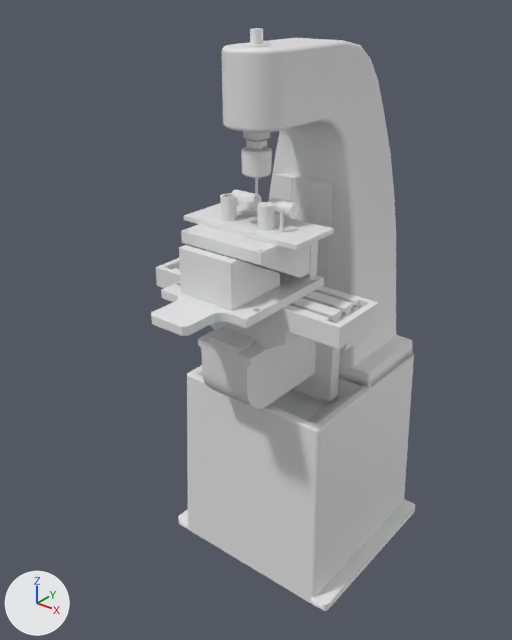
One commit to the Blender file CNC3Axis/CNC3Axis.blend: the scene before it, then after it.
Camera for both pictures: a 50 mm lens placed at (895.0, -1311.0, 1389.0), pointed at (-47.0, -133.0, 659.0). The lights are fixed; the arrows at lower left show +X, +Y and +Z. The older version comes first.

Names of what the first picture shows: 'AxisZ.Base', 'AxisZ.Base.B', 'AxisZ.Mount', 'Foil', 'Kokubo.AxisX', 'Kokubo.AxisY', 'Kokubo.AxisZ', 'Kokubo.Base', 'Kokubo.Spindle'.
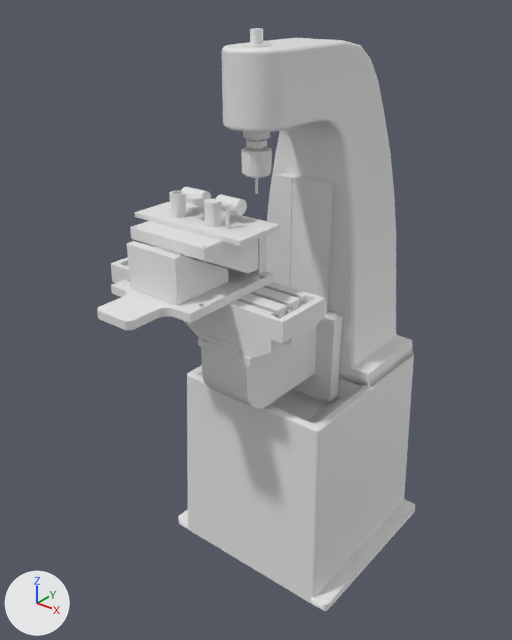
ob_axisz_group is not drawn itself; it is the parent of ob_axisz_base, ob_axisz_base_b.

Boxes [x1, y1, x2, y2] around the edits, measured in the pictures (512 x 640 px):
'AxisZ.Base', moved: before [151, 240, 324, 336]; after [97, 235, 274, 330]
'Foil', moved: before [183, 189, 334, 250]; after [134, 187, 280, 246]
'AxisZ.Base.B', moved: before [179, 245, 280, 310]; after [127, 241, 229, 305]
'Kokubo.AxisX', deleted: before [156, 258, 379, 351]
'AxisX', shown: after [111, 247, 325, 346]
'AxisZ.Mount', deleted: before [181, 224, 310, 278]
'AxisZ', shown: after [130, 221, 258, 274]
'AxisY', shown: after [184, 316, 284, 358]
'Kokubo.AxisY', deleted: before [210, 322, 299, 349]
part 1 of me_axisz, reshaped: after [130, 221, 258, 274]
part 3 of me_axisx, added: after [111, 247, 325, 346]
part 5 of me_axisy, added: after [184, 316, 284, 358]

The change, as a list of edits to the scene's bpy script:
```text
Change me_axisx:
    used by ob_axisx; location = (0.0, -224.0, 15.0)
    remove me_axisx.from_pydata(...)  # 8 vertices, 6 faces; spans x -544.0..544.0, y -35.0..35.0, z -13.0..13.0
    add me_axisx.from_pydata(...)  # 116 vertices, 85 faces; spans x -254.0..254.0, y -250.0..-100.0, z 745.0..808.0
    me_axisx part 3: 116 vertices added at x -254.0..254.0, y -250.0..-100.0, z 745.0..808.0
    me_axisx part 4: the surface is now shaded smooth
    other edits to the shape of me_axisx do not show in these pictures
Change me_axisy:
    used by ob_axisy; location = (-400.0, -36.0, 43.0)
    remove me_axisy.from_pydata(...)  # 8 vertices, 6 faces; spans x -30.0..30.0, y -294.0..294.0, z -13.0..13.0
    add me_axisy.from_pydata(...)  # 28 vertices, 18 faces; spans x -125.0..125.0, y -250.0..-100.0, z 700.0..760.0
    me_axisy part 5: 28 vertices added at x -125.0..125.0, y -250.0..-100.0, z 700.0..760.0
    me_axisy part 6: the surface is now shaded smooth
    other edits to the shape of me_axisy do not show in these pictures
Change me_axisz:
    used by ob_axisz; location = (-400.0, -100.0, 40.0)
    remove me_axisz.from_pydata(...)  # 24 vertices, 18 faces; spans x -44.0..44.0, y -49.0..49.0, z -34.0..46.6
    add me_axisz.from_pydata(...)  # 432 vertices, 232 faces; spans x -105.0..105.0, y -212.0..-19.0, z 41.0..136.0
    me_axisz part 1: 24 vertices removed from x -44.0..44.0, y -49.0..49.0, z -34.0..46.6; 432 vertices added at x -105.0..105.0, y -212.0..-19.0, z 41.0..136.0
    me_axisz part 2: the surface is now shaded smooth
Change ob_axisx:
    remove ob_axisx.hide_set(True)  # its collection is switched off
    ob_axisx.location: (0.0, -224.0, 15.0) -> (-100.0, -50.0, -30.0)
Change ob_axisy:
    remove ob_axisy.hide_set(True)  # its collection is switched off
    ob_axisy.location: (-400.0, -36.0, 43.0) -> (0.0, -50.0, -30.0)
    add _m = ob_axisy.modifiers.new('Bevel', 'BEVEL')
    add _m.width = 1.0
    add _m.width_pct = 1.0
    add _m.segments = 5
    add _m.harden_normals = True
Change ob_axisz:
    remove ob_axisz.hide_set(True)  # its collection is switched off
    ob_axisz.location: (-400.0, -100.0, 40.0) -> (-100.0, -147.0, 778.0)
Change ob_axisz_group:
    ob_axisz_group.location: (0.0, -97.0, 778.0) -> (-100.0, -147.0, 778.0)
Remove ob_axisz_mount:
    ob_axisz_mount = bpy.data.objects.new('AxisZ.Mount', me_axisz_mount)
    ob_axisz_mount.location = (0.0, -97.0, 778.0)
    _m = ob_axisz_mount.modifiers.new('Bevel', 'BEVEL')
    _m.width = 1.0
    _m.width_pct = 1.0
    _m.segments = 5
    _m.harden_normals = True
Remove ob_kokubo_axisx:
    ob_kokubo_axisx = bpy.data.objects.new('Kokubo.AxisX', me_kokubo_axisx)
    ob_kokubo_axisx.location = (0.0, 0.0, -30.0)
    _m = ob_kokubo_axisx.modifiers.new('Bevel', 'BEVEL')
    _m.width = 1.0
    _m.width_pct = 1.0
    _m.segments = 5
    _m.harden_normals = True
Remove ob_kokubo_axisy:
    ob_kokubo_axisy = bpy.data.objects.new('Kokubo.AxisY', me_kokubo_axisy)
    ob_kokubo_axisy.location = (0.0, 0.0, -30.0)
    _m = ob_kokubo_axisy.modifiers.new('Bevel', 'BEVEL')
    _m.width = 1.0
    _m.width_pct = 1.0
    _m.segments = 5
    _m.harden_normals = True
Change ob_foil:
    ob_foil.location: (0.0, -225.0, 914.0) -> (-100.0, -275.0, 914.0)
```
